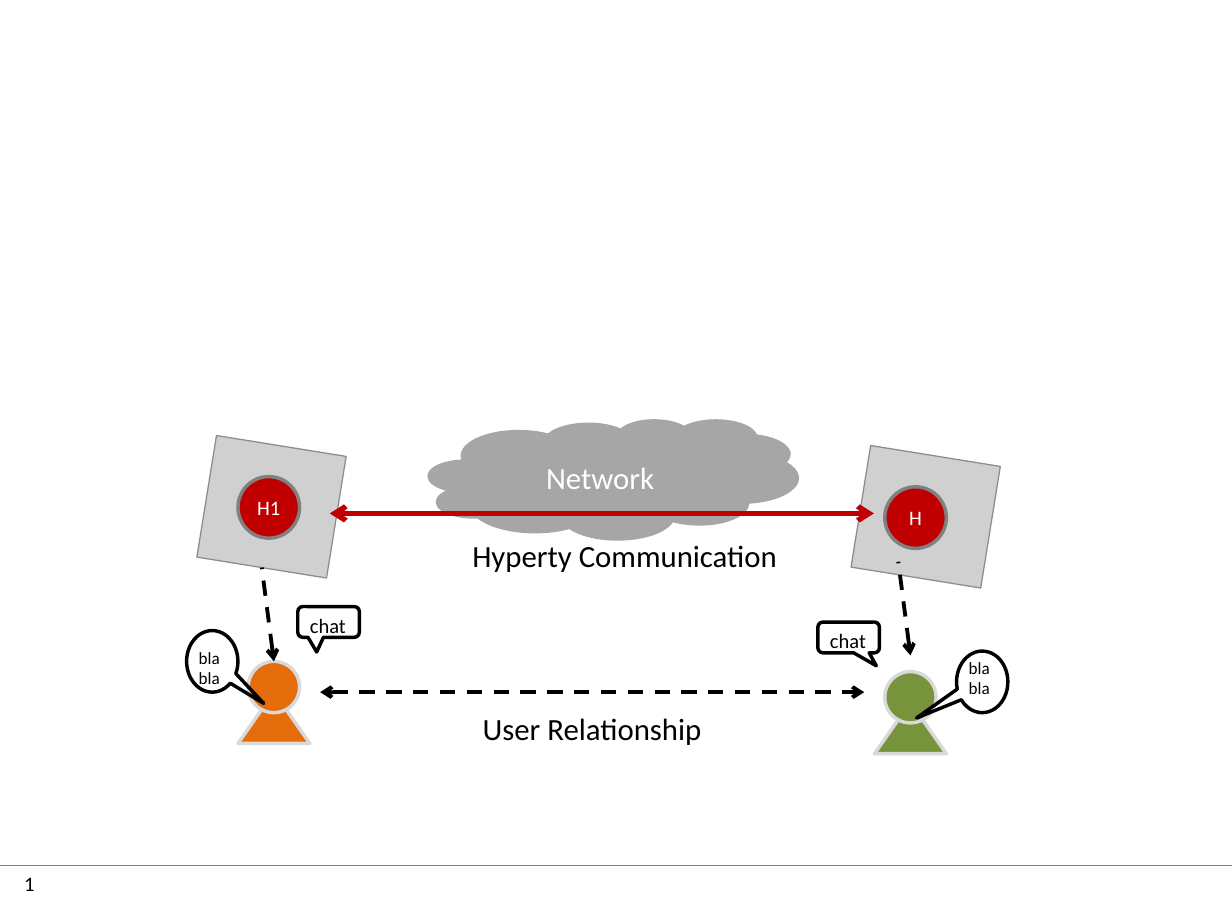
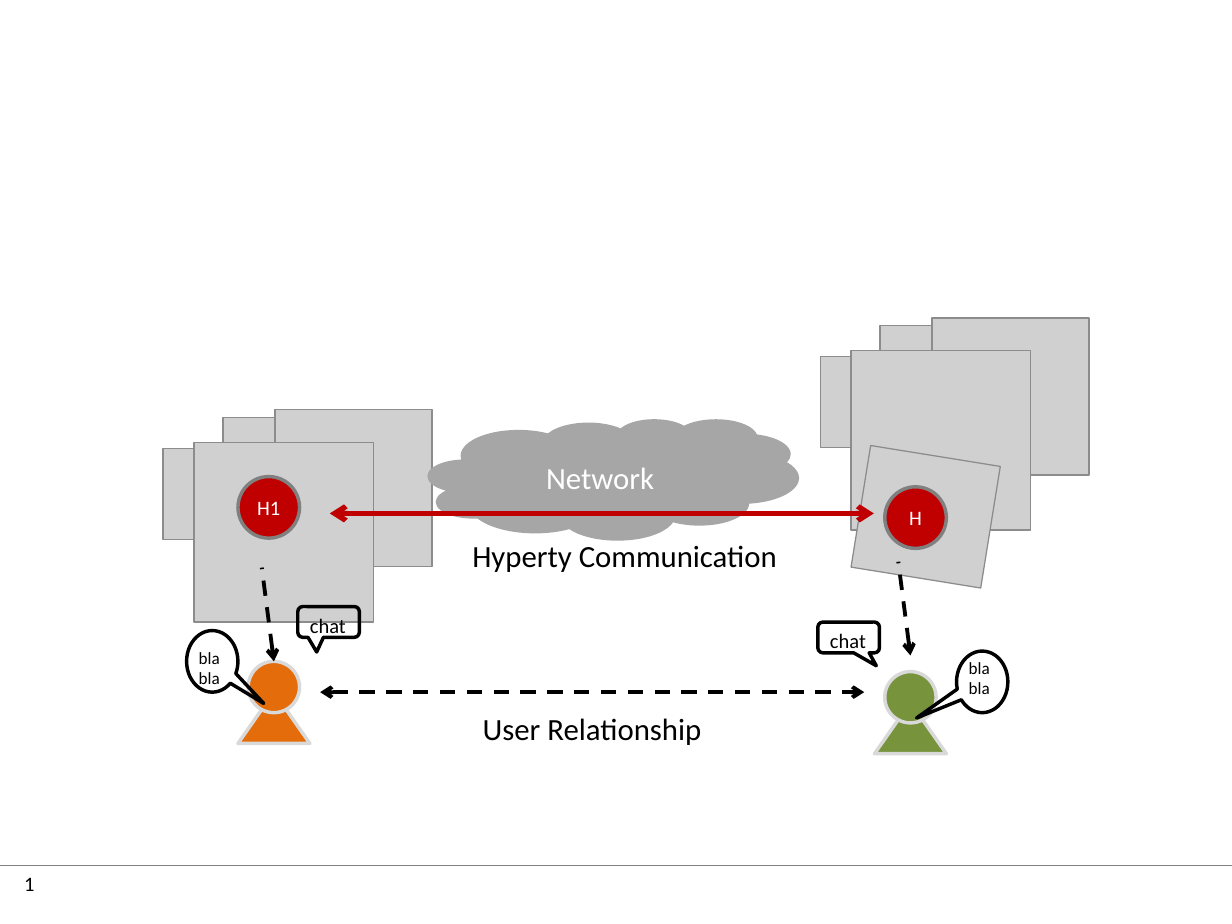
Before and after one commit to reTHINK-project/dev-service-framework, a slide deck: slide 1 of docs/manuals/images.pptx. Drawn at 1232x924 pixels with LibreOffice and Linux fonts; fonts in the diff are those of the drawing; grey boxes stand for pictures; background and template pictures are left out. Boxes give left, top, right and bottom in pixels: in the first picture for what was removed or moved away, otherwise in the second. Text is boxed around its words. In the diff, an @@ line names an element or a change of style, - is before the commit and + after.

```diff
--- a/docs/manuals/images.pptx
+++ b/docs/manuals/images.pptx
@@ group added at (821, 318, 1089, 530): 4 pictures @@
@@ picture added at (223, 418, 298, 493) @@
@@ picture added at (275, 410, 431, 567) @@
@@ picture added at (163, 448, 254, 540) @@
@@ picture at (193, 442, 373, 622): rotation 9 to 0 degrees @@
```
Also in this commit, not shown: 1 other slide changed, 1 slide added, 1 other file.
